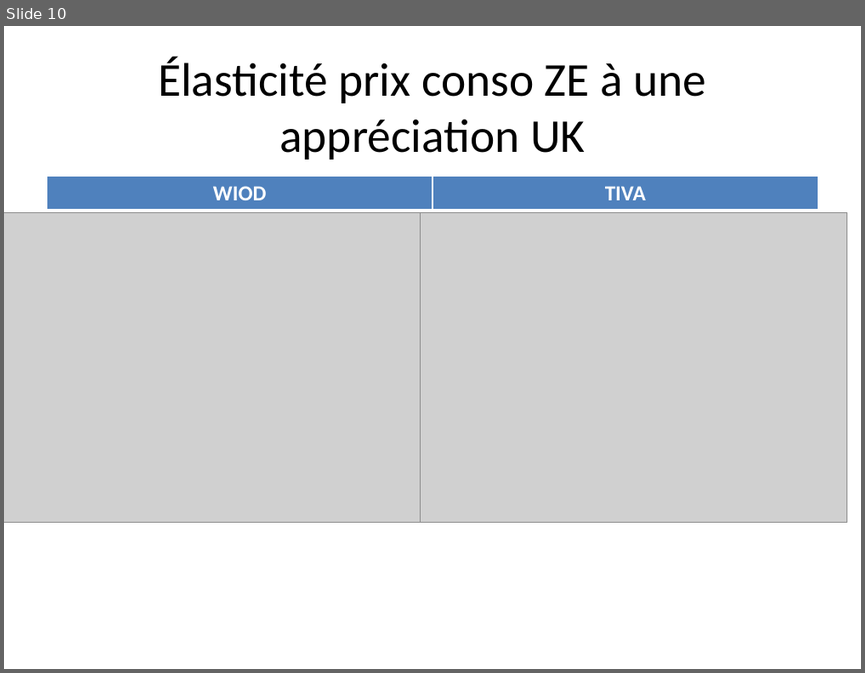
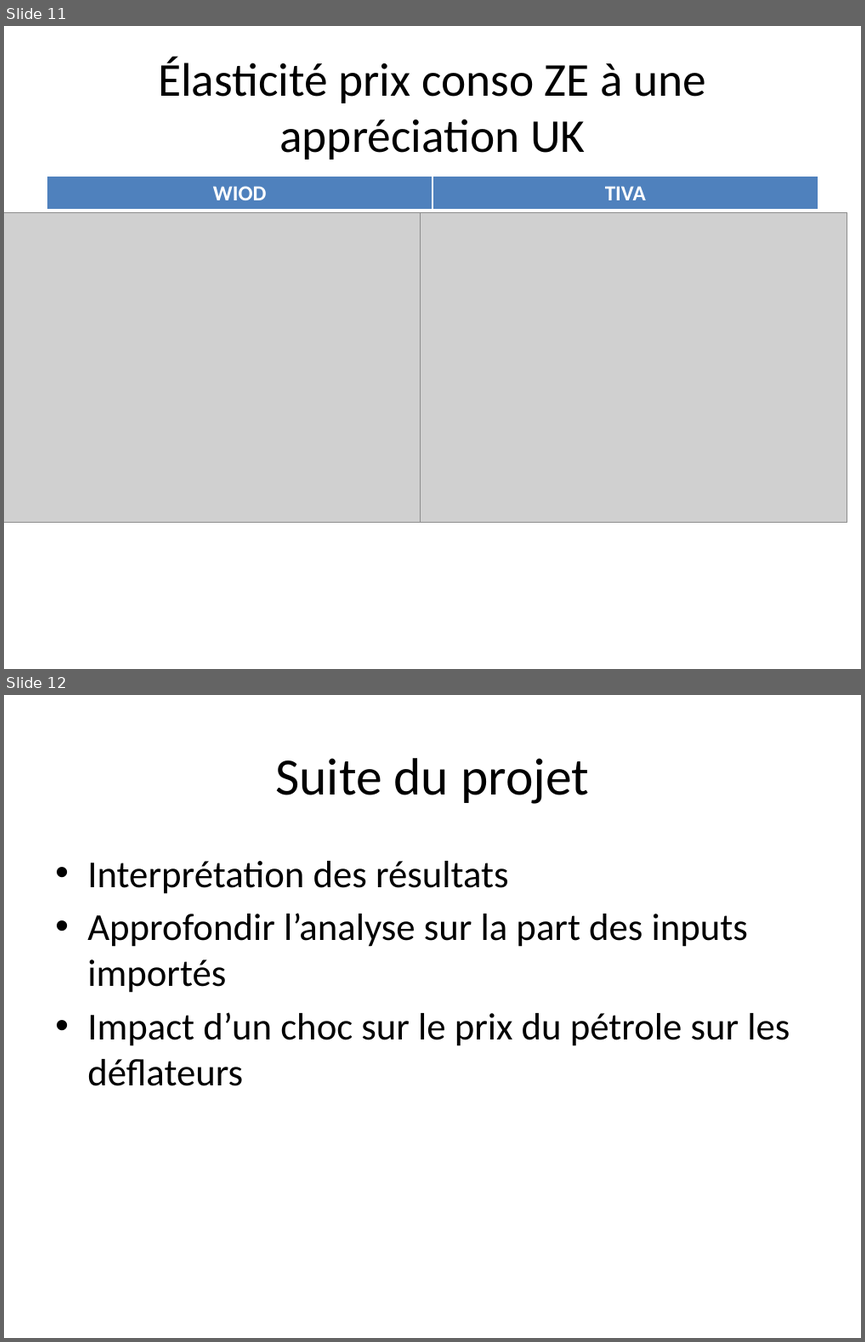
Before and after one commit to gdaudin/OFCE_CommerceVA, a slide deck: c17255-Point d’étape projet WIOD TIVA.pptx. Shown one above the other, each under a label of ours: slide 10 before the commit, slides 11 and 12 after it. The pictures are 865x673 and 865x1342 pixels, drawn with LibreOffice and Linux fonts; fonts in the diff are those of the drawing; grey boxes stand for pictures. Boxes give left, top, right and bottom in pixels: in the first picture for what was removed or moved away, otherwise in the second. Text is boxed around its words. In the diff, an @@ line names an element or a change of style, - is before the commit and + after.

```diff
--- a/c17255-Point d’étape projet WIOD TIVA.pptx
+++ b/c17255-Point d’étape projet WIOD TIVA.pptx
@@ slide 12 added at [4,695,861,1338], background #FFFFFF @@
@@ title added at [275,758,589,804], 44 pt, text #000000 @@
+Suite du projet
@@ text added at [87,861,789,1086], 32 pt, text #000000 @@
+• Interprétation des résultats
+• Approfondir l’analyse sur la part des inputs importés
+• Impact d’un choc sur le prix du pétrole sur les déflateurs
@@ what was slide 10 is now slide 11 @@
```
Also in this commit, not shown: 1 other slide added.
